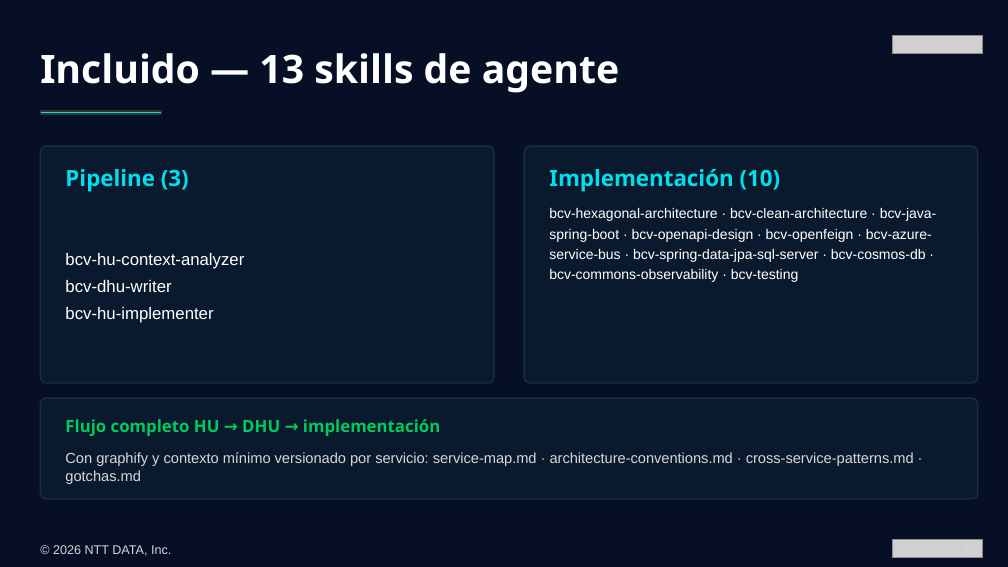
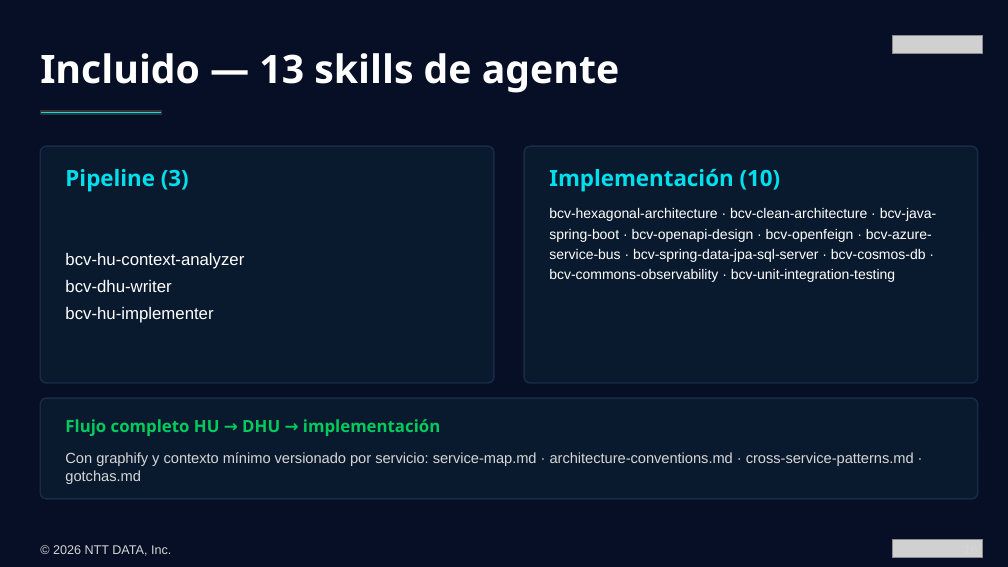
Before and after one commit to Jose-Mejia-NTT/skills-assi-comercial, a slide deck: slide 16 of presentations/presentacion-ejecutiva-skills-ia-bcv-v2.pptx (slide 15 before the commit). Drawn at 1008x567 pixels with LibreOffice and Linux fonts; fonts in the diff are those of the drawing; grey boxes stand for pictures. Boxes give left, top, right and bottom in pixels: in the first picture for what was removed or moved away, otherwise in the second. Text is boxed around its words. In the diff, an @@ line names an element or a change of style, - is before the commit and + after.

```diff
--- a/presentations/presentacion-ejecutiva-skills-ia-bcv-v2.pptx
+++ b/presentations/presentacion-ejecutiva-skills-ia-bcv-v2.pptx
@@ text at (x1=549, y1=208, x2=937, y2=282): text changed @@
-bcv-hexagonal-architecture · bcv-clean-architecture · bcv-java-spring-boot · bcv-openapi-design · bcv-openfeign · bcv-azure-service-bus · bcv-spring-data-jpa-sql-server · bcv-cosmos-db · bcv-commons-observability · bcv-testing
+bcv-hexagonal-architecture · bcv-clean-architecture · bcv-java-spring-boot · bcv-openapi-design · bcv-openfeign · bcv-azure-service-bus · bcv-spring-data-jpa-sql-server · bcv-cosmos-db · bcv-commons-observability · bcv-unit-integration-testing
```
Also in this commit, not shown: 20 other slides changed, 1 slide added, 1 slide removed, 2 other files.
